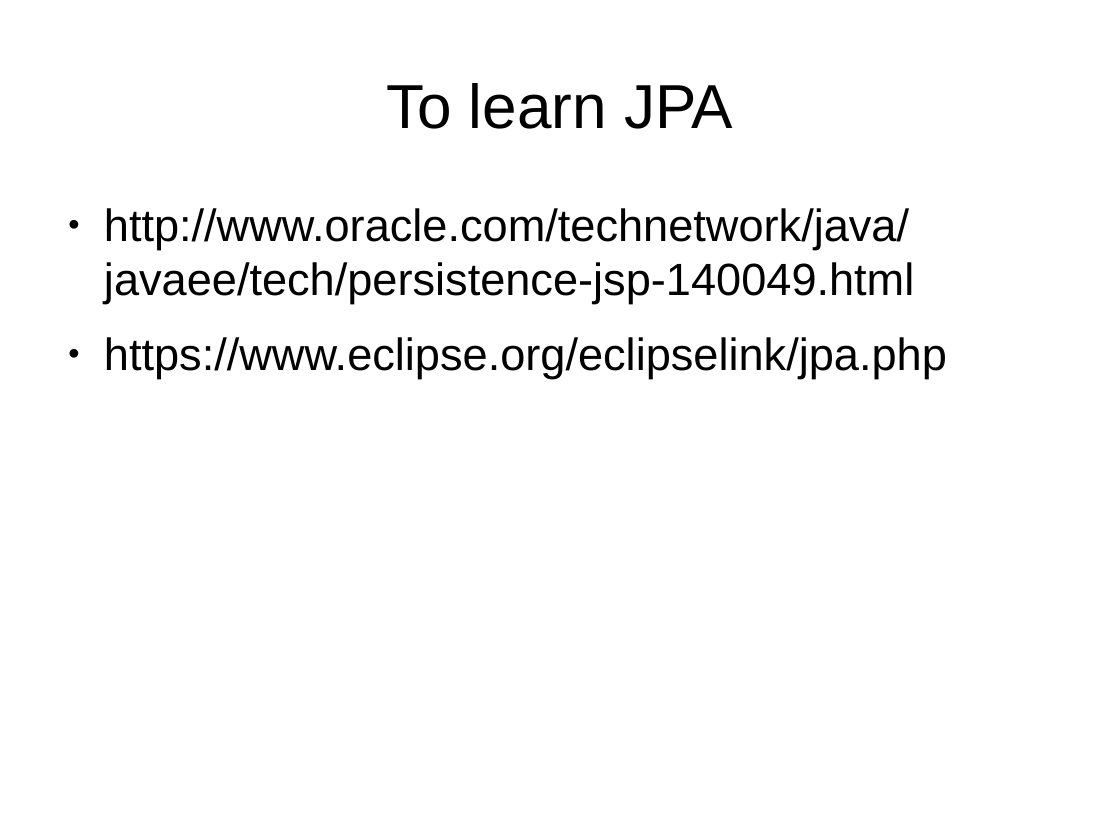
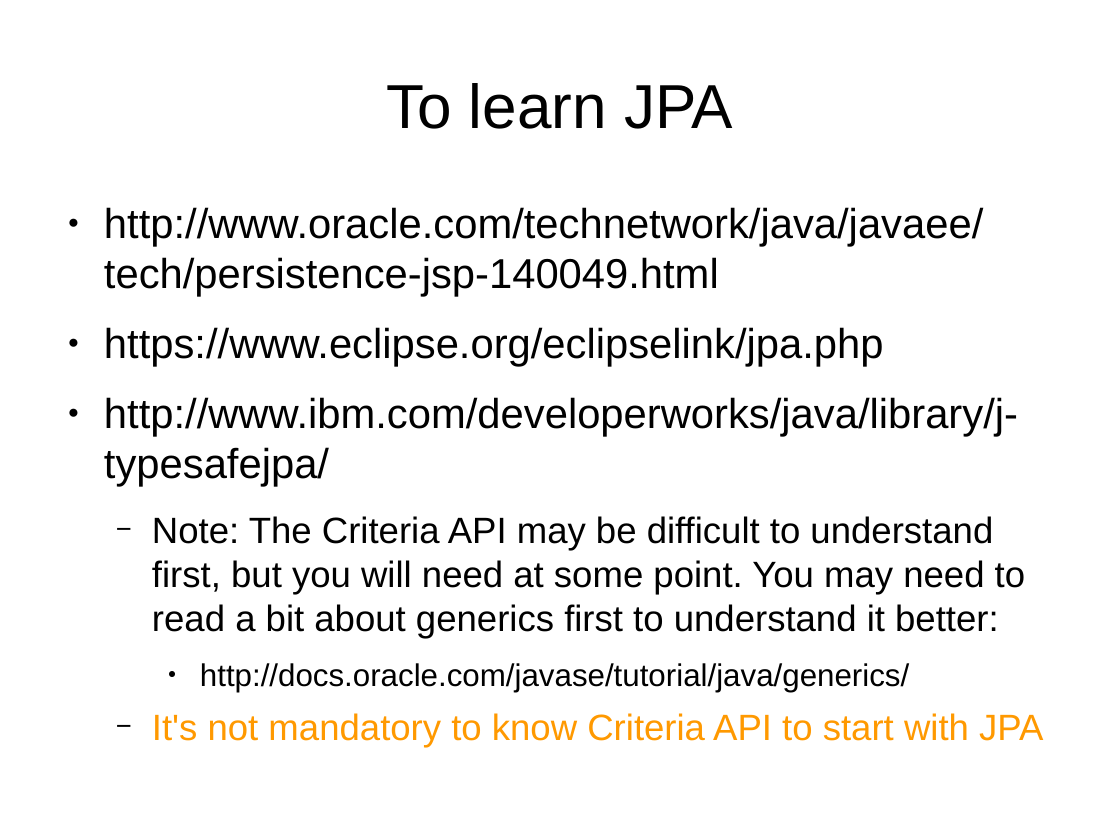
Before and after one commit to vmyrsky/ajeer, a slide deck: slide 31 of JavaEERest/doc/presentation.odp. Drawn at 1120x840 pixels with LibreOffice and Linux fonts; fonts in the diff are those of the drawing. Boxes give left, top, right and bottom in pixels: in the first picture for what was removed or moved away, otherwise in the second. Text is boxed around its words. In the diff, an @@ line names an element or a change of style, - is before the commit and + after.

Commit message:
Can get persons with criteria

```diff
--- a/JavaEERest/doc/presentation.odp
+++ b/JavaEERest/doc/presentation.odp
@@ text at (104, 207, 983, 367): size 32 to 29.6 pt in "http://www.oracle.com/technetwork/java/javaee/tech/persisten ...", "https://www.eclipse.org/eclipselink/jpa.php" @@
@@ text at (104, 397, 1043, 748): paragraphs added @@
+● http://www.ibm.com/developerworks/java/library/j-typesafejpa/
+  − Note: The Criteria API may be difficult to understand first, but you will need at some point. You may need to read a bit about generics first to understand it better:
+    ● http://docs.oracle.com/javase/tutorial/java/generics/
+  − It's not mandatory to know Criteria API to start with JPA
```
Also in this commit, not shown: 2 other files.
